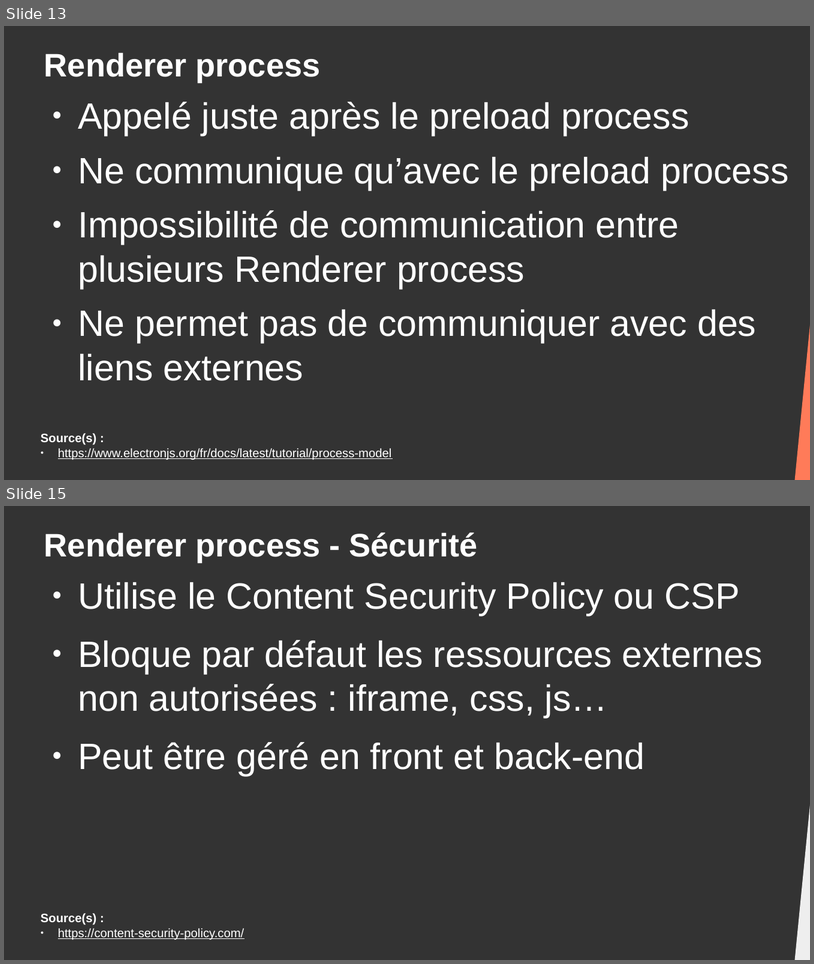
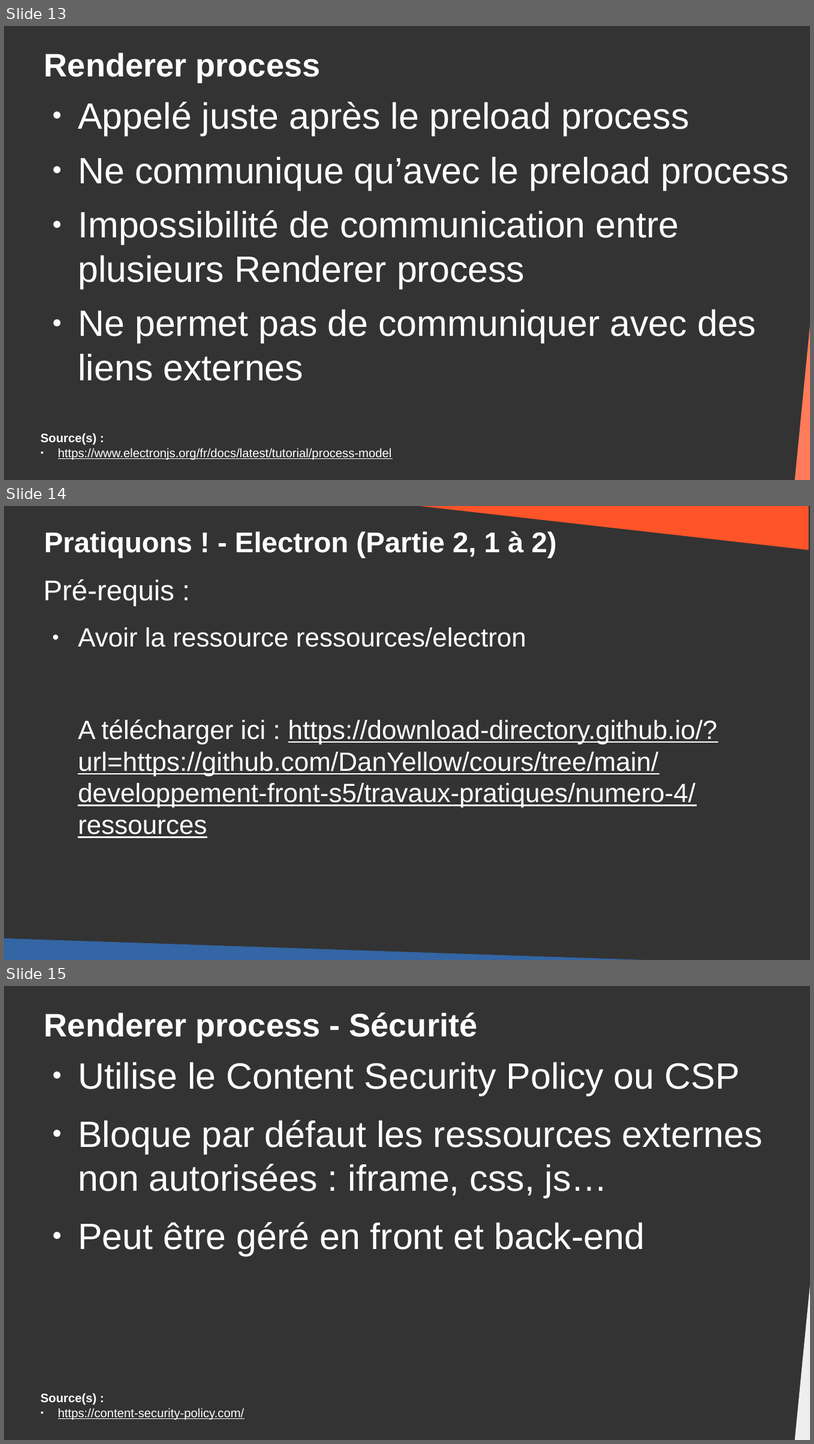
Before and after one commit to DanYellow/cours, a slide deck: developpement-front-s5/travaux-pratiques/numero-5/presentation.odp. Shown one above the other, each under a label of ours: slides 13 and 15 before the commit, slides 13, 14 and 15 after it; the slides between them are not shown. The pictures are 814x964 and 814x1444 pixels, drawn with LibreOffice and Linux fonts; fonts in the diff are those of the drawing. Boxes give left, top, right and bottom in pixels: in the first picture for what was removed or moved away, otherwise in the second. Text is boxed around its words. In the diff, an @@ line names an element or a change of style, - is before the commit and + after.

Commit message:
developpement-front-s5 - Update csp / electron

```diff
--- a/developpement-front-s5/travaux-pratiques/numero-5/presentation.odp
+++ b/developpement-front-s5/travaux-pratiques/numero-5/presentation.odp
@@ slide 14 added at box(4, 506, 810, 960), background #333333 @@
@@ right triangle added at box(391, 506, 809, 550), fill #FF5429 @@
@@ title added at box(44, 531, 557, 558), 28 pt, text #FFFFFF, bold @@
+Pratiquons ! - Electron (Partie 2, 1 à 2)
@@ text added at box(44, 579, 718, 838), 26 pt, text #FFFFFF, underline @@
+Pré-requis :
+● Avoir la ressource ressources/electron
+A télécharger ici : https://download-directory.github.io/?url=https://github.com/DanYellow/cours/tree/main/developpement-front-s5/travaux-pratiques/numero-4/ressources
@@ right triangle added at box(4, 938, 758, 960), fill #3465A4 @@
```
Also in this commit, not shown: 3 slides changed, 2 other files.
